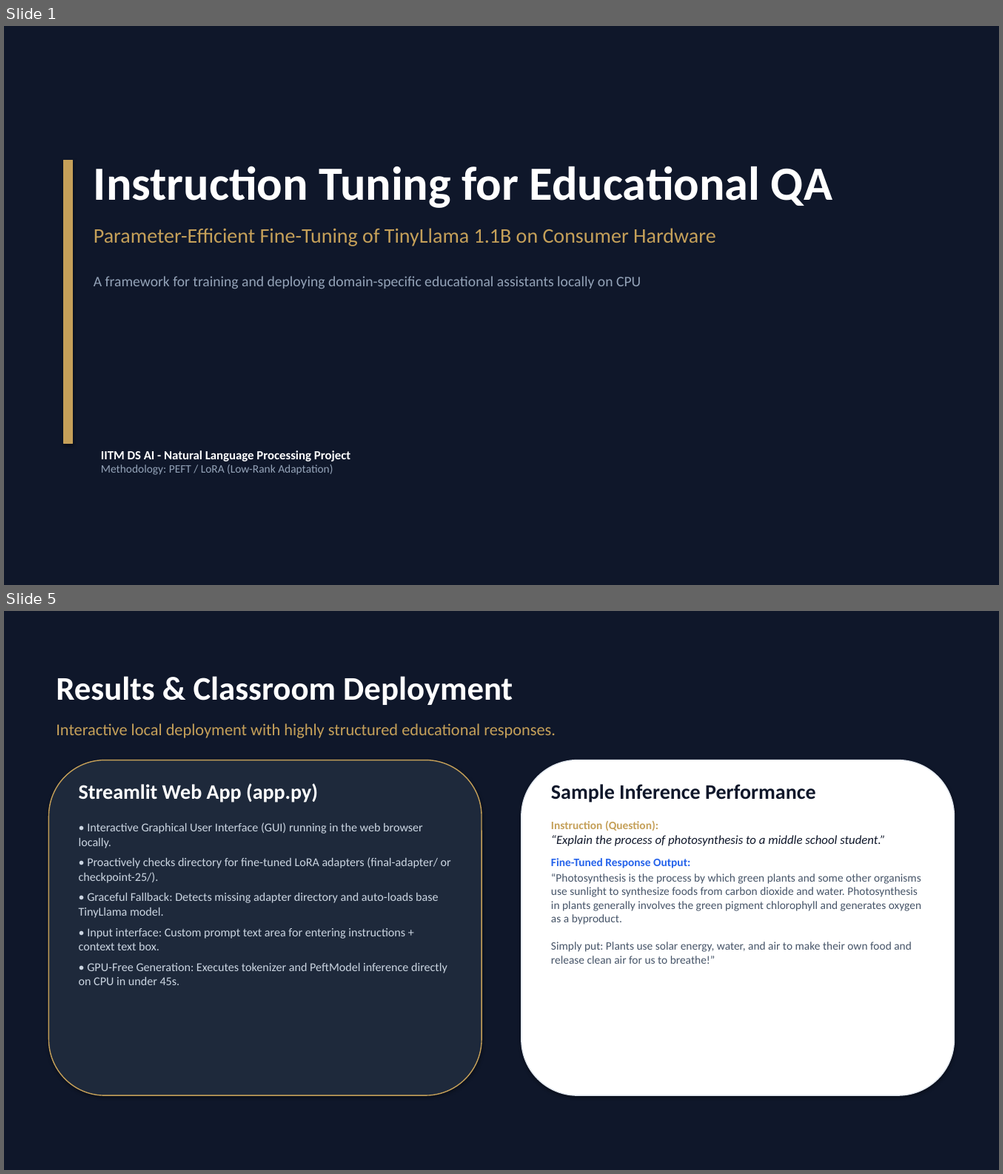
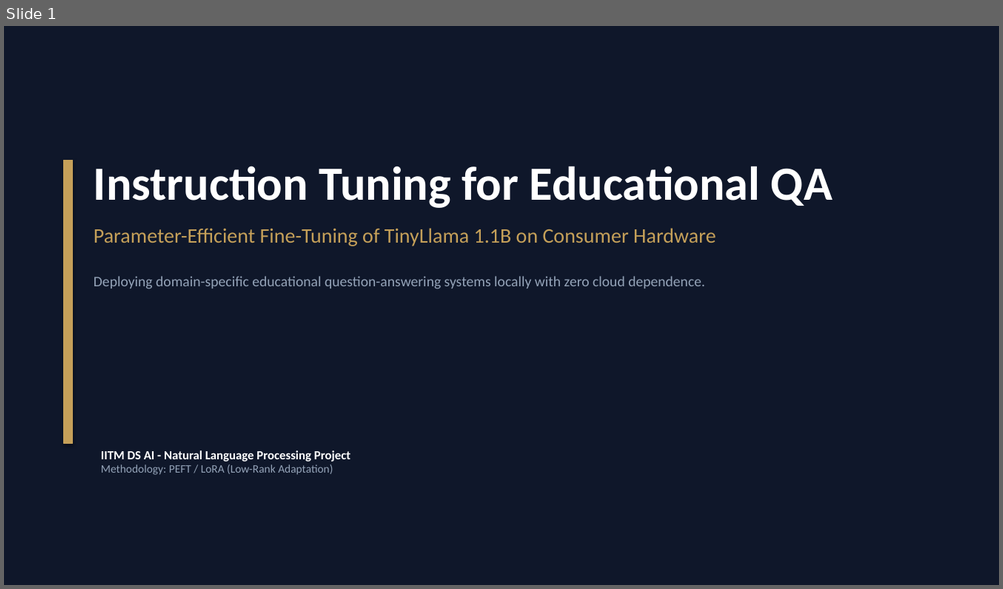
Before and after one commit to deweshai-star/Instruction-Tuning-for-Educational-QA, a slide deck: Instruction Tuning for Educational QA.pptx. Shown one above the other, each under a label of ours: slides 1 and 5 before the commit, slide 1 after it; the slides between them are not shown. The pictures are 1003x1174 and 1003x589 pixels, drawn with LibreOffice and Linux fonts; fonts in the diff are those of the drawing. Boxes give left, top, right and bottom in pixels: in the first picture for what was removed or moved away, otherwise in the second. Text is boxed around its words. In the diff, an @@ line names an element or a change of style, - is before the commit and + after.

```diff
--- a/Instruction Tuning for Educational QA.pptx
+++ b/Instruction Tuning for Educational QA.pptx
@@ slide 5 removed at [4, 611, 999, 1170], background #0F172A @@
@@ text removed at [56, 676, 512, 705] @@
-Results & Classroom Deployment
@@ text removed at [56, 723, 555, 738] @@
-Interactive local deployment with highly structured educational responses.
@@ rounded rectangle removed at [48, 760, 481, 1096] @@
@@ rounded rectangle removed at [521, 760, 954, 1096] @@
@@ text removed at [79, 783, 451, 985] @@
-Streamlit Web App (app.py)
-• Interactive Graphical User Interface (GUI) running in the web browser locally.
-• Proactively checks directory for fine-tuned LoRA adapters (final-adapter/ or checkpoint-25/).
-• Graceful Fallback: Detects missing adapter directory and auto-loads base TinyLlama model.
-• Input interface: Custom prompt text area for entering instructions + context text box.
-• GPU-Free Generation: Executes tokenizer and PeftModel inference directly on CPU in under 45s.
@@ text removed at [551, 784, 921, 964] @@
-Sample Inference Performance
-Instruction (Question):
-“Explain the process of photosynthesis to a middle school student.”
-Fine-Tuned Response Output:
-“Photosynthesis is the process by which green plants and some other organisms use sunlight to synthesize foods from carbon dioxide and water. Photosynthesis in plants generally involves the green pigment chlorophyll and generates oxygen as a byproduct.
-Simply put: Plants use solar energy, water, and air to make their own food and release clean air for us to breathe!”
@@ slide 1 changed as well @@
@@ text at [94, 276, 705, 289]: text changed @@
-A framework for training and deploying domain-specific educational assistants locally on CPU
+Deploying domain-specific educational question-answering systems locally with zero cloud dependence.
```
Also in this commit, not shown: 1 other slide changed, 6 slides added, 2 other slides removed, 2 other files.
